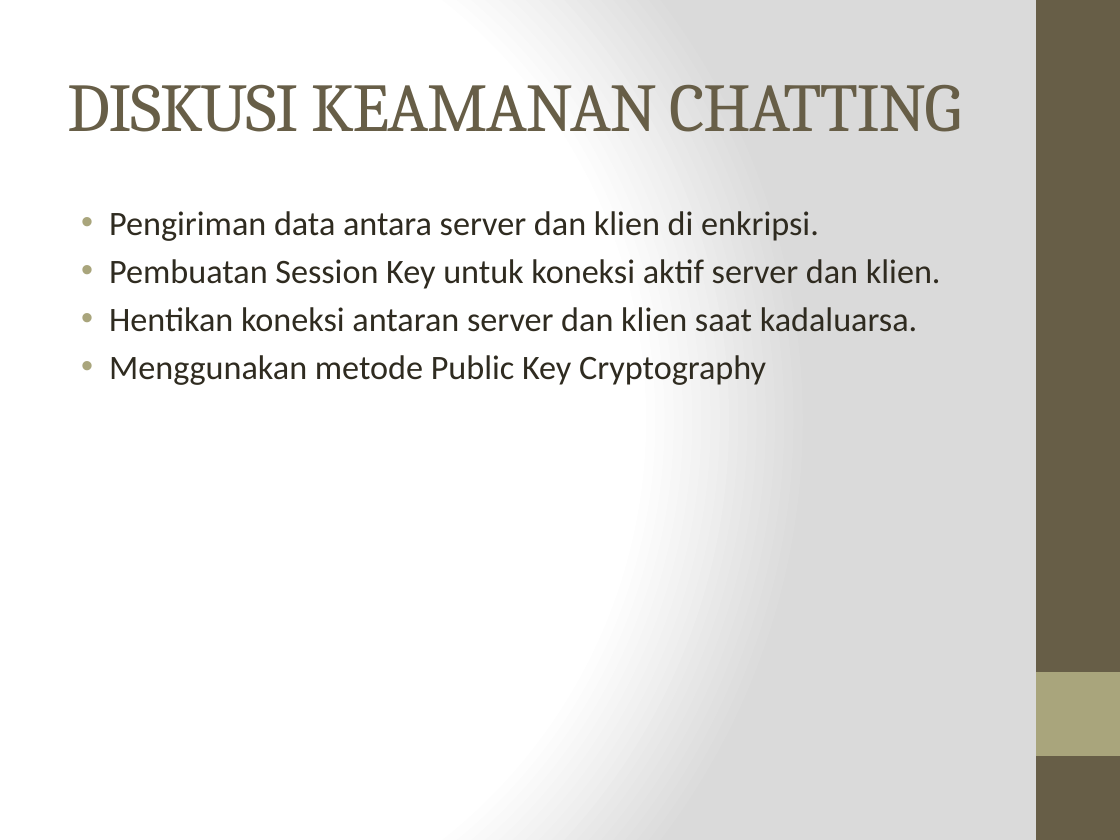
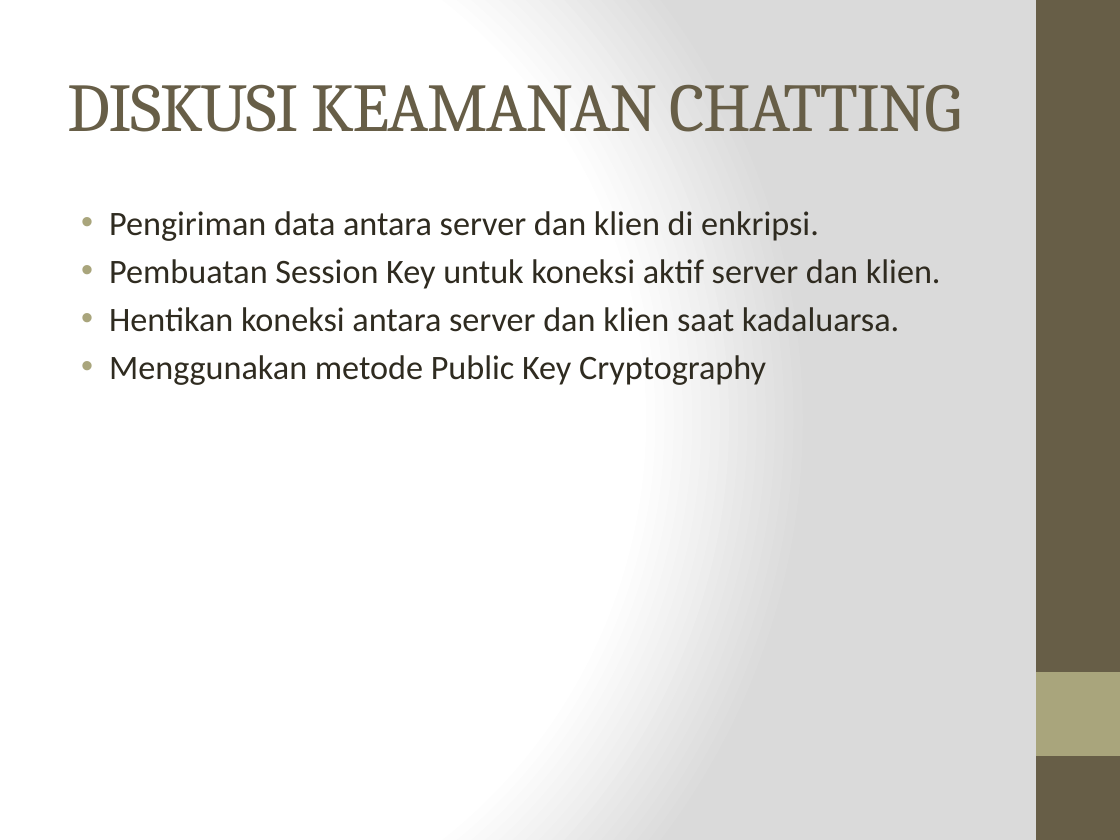
Before and after one commit to alvarisi/KIJ-chat, a slide deck: slide 8 of Presentasi.pptx. Drawn at 1120x840 pixels with LibreOffice and Linux fonts; fonts in the diff are those of the drawing. Boxes give left, top, right and bottom in pixels: in the first picture for what was removed or moved away, otherwise in the second. Text is boxed around its words. In the diff, an @@ line names an element or a change of style, - is before the commit and + after.

```diff
--- a/Presentasi.pptx
+++ b/Presentasi.pptx
@@ text at (109, 307, 899, 332): text changed @@
-• Hentikan koneksi antaran server dan klien saat kadaluarsa.
+• Hentikan koneksi antara server dan klien saat kadaluarsa.
```
Also in this commit, not shown: 1 other slide changed.
